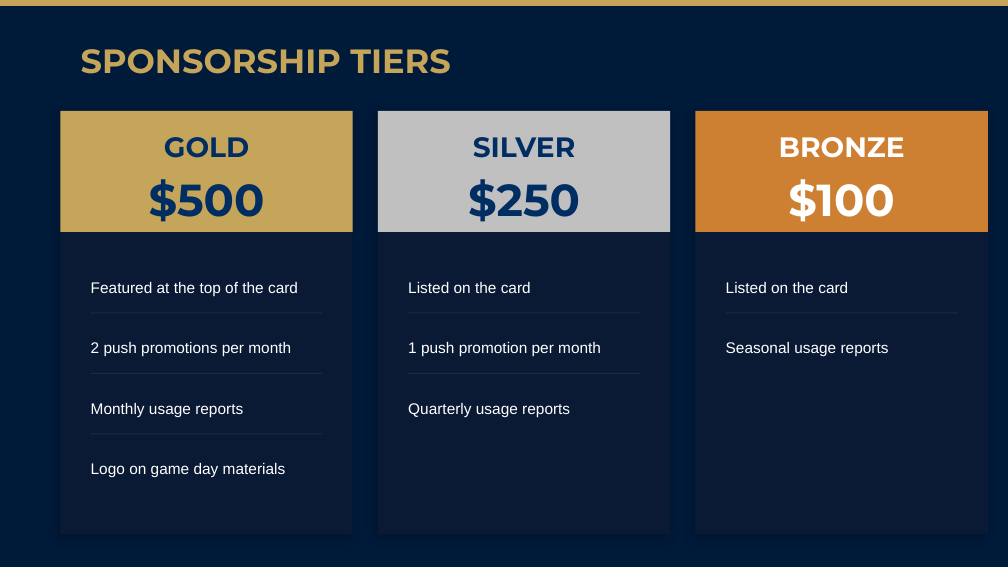
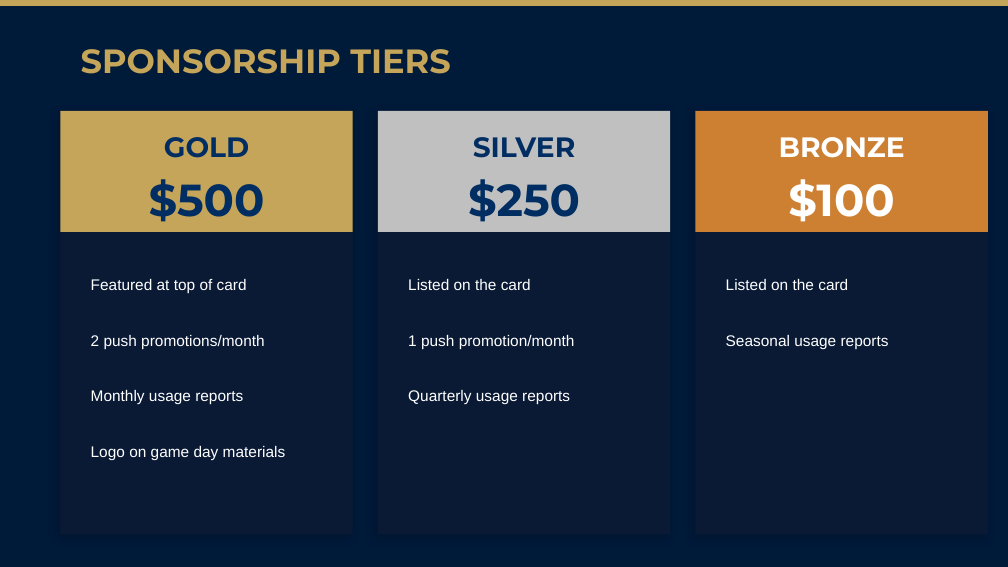
Before and after one commit to hoserR9/school-discount-pass, a slide deck: slide 11 of pitch/Del-Norte-Nighthawk-Sponsor-Pitch.pptx (slide 10 before the commit). Drawn at 1008x567 pixels with LibreOffice and Linux fonts; fonts in the diff are those of the drawing. Boxes give left, top, right and bottom in pixels: in the first picture for what was removed or moved away, otherwise in the second. Text is boxed around its words. In the diff, an @@ line names an element or a change of style, - is before the commit and + after.

```diff
--- a/pitch/Del-Norte-Nighthawk-Sponsor-Pitch.pptx
+++ b/pitch/Del-Norte-Nighthawk-Sponsor-Pitch.pptx
@@ text at bbox=[91, 279, 247, 293]: text changed @@
-Featured at the top of the card
+Featured at top of card
@@ text "Seasonal usage reports": place and size @@
-text "Seasonal usage reports" at bbox=[726, 342, 889, 356]
+text "Seasonal usage reports" at bbox=[726, 335, 889, 349]
@@ text at bbox=[91, 335, 264, 349]: text changed @@
-2 push promotions per month
+2 push promotions/month
@@ text at bbox=[408, 335, 575, 349]: text changed @@
-1 push promotion per month
+1 push promotion/month
@@ text "Monthly usage reports": place and size @@
-text "Monthly usage reports" at bbox=[91, 403, 243, 417]
+text "Monthly usage reports" at bbox=[91, 390, 243, 405]
@@ rectangle removed at bbox=[91, 373, 323, 374] @@
@@ text "Quarterly usage reports": place and size @@
-text "Quarterly usage reports" at bbox=[408, 403, 570, 417]
+text "Quarterly usage reports" at bbox=[408, 390, 570, 405]
@@ rectangle removed at bbox=[408, 373, 640, 374] @@
@@ text "Logo on game day materials": place and size @@
-text "Logo on game day materials" at bbox=[91, 463, 286, 477]
+text "Logo on game day materials" at bbox=[91, 446, 286, 460]
```
Also in this commit, not shown: 7 other slides changed, 3 slides added, 2 slides removed, 10 other files.
